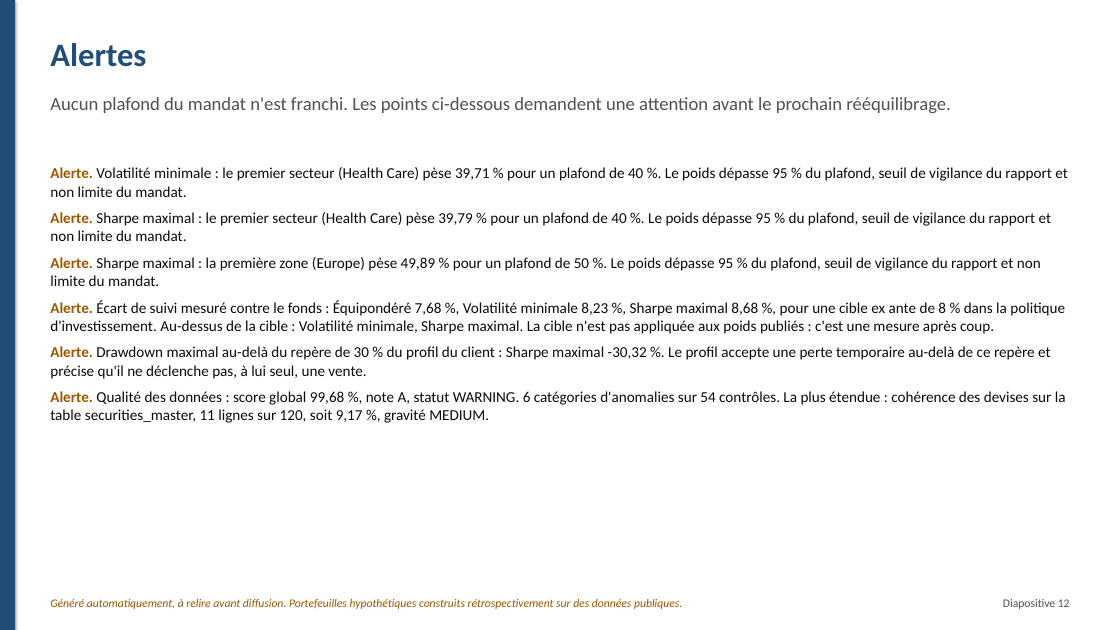
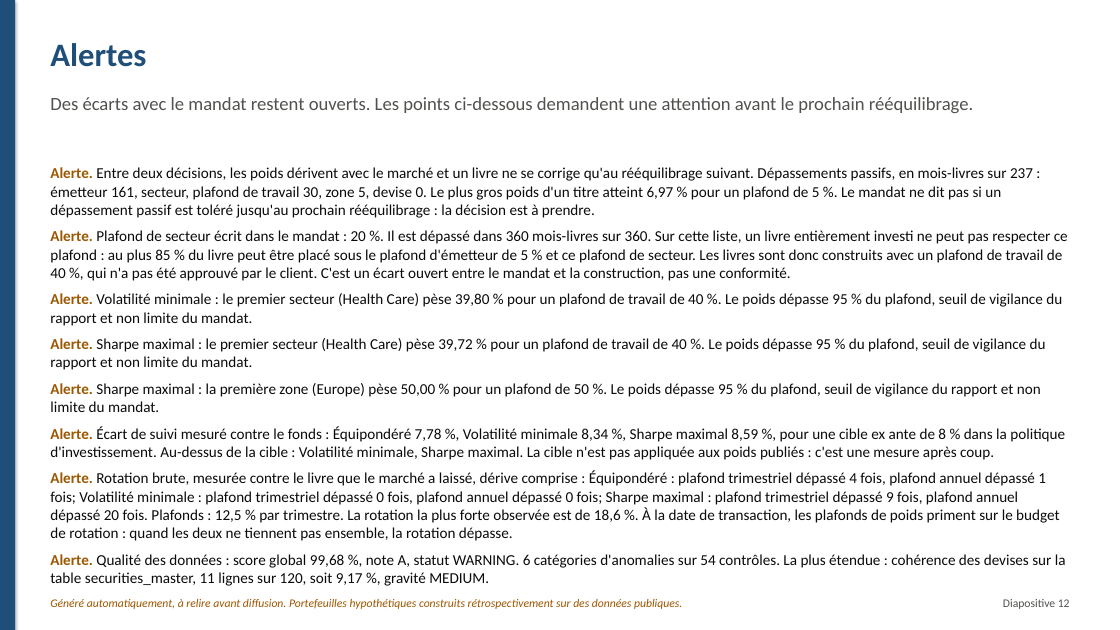
Before and after one commit to fatybarbosa/investment-analytics-platform, a slide deck: slide 12 of reports/management/presentation_management.pptx. Drawn at 1120x630 pixels with LibreOffice and Linux fonts; fonts in the diff are those of the drawing. Boxes give left, top, right and bottom in pixels: in the first picture for what was removed or moved away, otherwise in the second. Text is boxed around its words. In the diff, an @@ line names an element or a change of style, - is before the commit and + after.

Commit message:
Report the written sector limit, passive breaches and the drifted turnover, and check each sentence in the written file.
The commentary, the executive report, the deck and the two client reports now say
what the books are measured on, that the written sector limit cannot be met on
this list, and that weights drift past a cap between two decisions. They state the
limits of the controls instead of implying more.

- The number check now also requires every sentence and every table row to appear
  unchanged in the written PDF, deck or Markdown. A number swapped for another
  fact of the same document is caught.
- The annex marks each Power BI line as recomputed in DAX or read back from the
  published cell, and says that the reconciliation finds a calculation error, not
  a method error.
- Paths reach the PowerShell steps through the environment, and the Power Query
  drafts no longer carry the folder of the machine that wrote them.
- Sixteen SQL files: joins, window functions, a recursive wealth chain and two
  controls that return a row only when they fail. The book files are loaded into
  SQLite for them.

```diff
--- a/reports/management/presentation_management.pptx
+++ b/reports/management/presentation_management.pptx
@@ text at <box>50,97,973,113</box>: text changed @@
-Aucun plafond du mandat n'est franchi. Les points ci-dessous demandent une attention avant le prochain rééquilibrage.
+Des écarts avec le mandat restent ouverts. Les points ci-dessous demandent une attention avant le prochain rééquilibrage.
@@ text at <box>50,167,1068,541</box>: text changed @@
-Alerte. Volatilité minimale : le premier secteur (Health Care) pèse 39,71 % pour un plafond de 40 %. Le poids dépasse 95 % du plafond, seuil de vigilance du rapport et non limite du mandat.
-Alerte. Sharpe maximal : le premier secteur (Health Care) pèse 39,79 % pour un plafond de 40 %. Le poids dépasse 95 % du plafond, seuil de vigilance du rapport et non limite du mandat.
-Alerte. Sharpe maximal : la première zone (Europe) pèse 49,89 % pour un plafond de 50 %. Le poids dépasse 95 % du plafond, seuil de vigilance du rapport et non limite du mandat.
-Alerte. Écart de suivi mesuré contre le fonds : Équipondéré 7,68 %, Volatilité minimale 8,23 %, Sharpe maximal 8,68 %, pour une cible ex ante de 8 % dans la politique d'investissement. Au-dessus de la cible : Volatilité minimale, Sharpe maximal. La cible n'est pas appliquée aux poids publiés : c'est une mesure après coup.
-Alerte. Drawdown maximal au-delà du repère de 30 % du profil du client : Sharpe maximal -30,32 %. Le profil accepte une perte temporaire au-delà de ce repère et précise qu'il ne déclenche pas, à lui seul, une vente.
+Alerte. Entre deux décisions, les poids dérivent avec le marché et un livre ne se corrige qu'au rééquilibrage suivant. Dépassements passifs, en mois-livres sur 237 : émetteur 161, secteur, plafond de travail 30, zone 5, devise 0. Le plus gros poids d'un titre atteint 6,97 % pour un plafond de 5 %. Le mandat ne dit pas si un dépassement passif est toléré jusqu'au prochain rééquilibrage : la décision est à prendre.
+Alerte. Plafond de secteur écrit dans le mandat : 20 %. Il est dépassé dans 360 mois-livres sur 360. Sur cette liste, un livre entièrement investi ne peut pas respecter ce plafond : au plus 85 % du livre peut être placé sous le plafond d'émetteur de 5 % et ce plafond de secteur. Les livres sont donc construits avec un plafond de travail de 40 %, qui n'a pas été approuvé par le client. C'est un écart ouvert entre le mandat et la construction, pas une conformité.
+Alerte. Volatilité minimale : le premier secteur (Health Care) pèse 39,80 % pour un plafond de travail de 40 %. Le poids dépasse 95 % du plafond, seuil de vigilance du rapport et non limite du mandat.
+Alerte. Sharpe maximal : le premier secteur (Health Care) pèse 39,72 % pour un plafond de travail de 40 %. Le poids dépasse 95 % du plafond, seuil de vigilance du rapport et non limite du mandat.
+Alerte. Sharpe maximal : la première zone (Europe) pèse 50,00 % pour un plafond de 50 %. Le poids dépasse 95 % du plafond, seuil de vigilance du rapport et non limite du mandat.
+Alerte. Écart de suivi mesuré contre le fonds : Équipondéré 7,78 %, Volatilité minimale 8,34 %, Sharpe maximal 8,59 %, pour une cible ex ante de 8 % dans la politique d'investissement. Au-dessus de la cible : Volatilité minimale, Sharpe maximal. La cible n'est pas appliquée aux poids publiés : c'est une mesure après coup.
+Alerte. Rotation brute, mesurée contre le livre que le marché a laissé, dérive comprise : Équipondéré : plafond trimestriel dépassé 4 fois, plafond annuel dépassé 1 fois; Volatilité minimale : plafond trimestriel dépassé 0 fois, plafond annuel dépassé 0 fois; Sharpe maximal : plafond trimestriel dépassé 9 fois, plafond annuel dépassé 20 fois. Plafonds : 12,5 % par trimestre. La rotation la plus forte observée est de 18,6 %. À la date de transaction, les plafonds de poids priment sur le budget de rotation : quand les deux ne tiennent pas ensemble, la rotation dépasse.
```
Also in this commit, not shown: 11 other slides changed, 58 other files.
